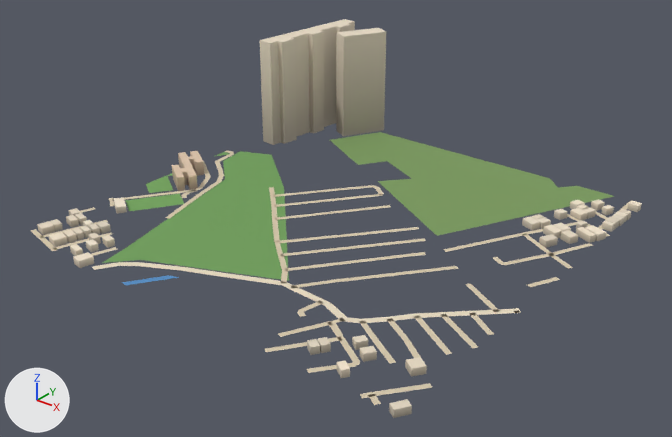
One commit to the glTF model public/assets/bengaluru-region-v1/tiles/t11_21-l1.glb: the scene before it, then after it.
The view is the same before and after, from a 50 mm camera at (6333.0, 10006.0, 459.0) aimed at (5754.0, 10730.0, 10.0). Lighting does not change. The marker at lower left points along +X, +Y and +Z. The first picture is the older version.

Before the edit, the objects in view are built like this:
```python
me_building = bpy.data.meshes.new('building')
me_building.from_pydata(...)  # 480 vertices, 617 faces; spans x -12.0..508.0, y -7.0..531.0, z 0.0..140.0
me_building.materials.append(mat_building)
me_ground = bpy.data.meshes.new('ground')
me_ground.from_pydata(...)  # 637 vertices, 649 faces; spans x -3.0..503.0, y -3.0..500.0, z 1.0
me_ground.materials.append(mat_ground)
# before: 331 (-1.0, 317.0, 1.0) at pixel (226, 150), 332 (1.0, 311.0, 1.0) at pixel (224, 151), 333 (9.0, 319.0, 1.0) at pixel (233, 151), 334 (8.0, 312.0, 1.0) at pixel (229, 152), 335 (17.0, 312.0, 1.0) at pixel (233, 154)
# before: 336 (11.0, 310.0, 1.0) at pixel (229, 153), 475 (0.0, 306.0, 1.0) at pixel (221, 153), 476 (7.0, 313.0, 1.0) at pixel (229, 152), 477 (0.0, 311.0, 1.0) at pixel (224, 152)
# before: 579 (218.0, 345.0, 1.0) at pixel (371, 185), 580 (223.0, 340.0, 1.0) at pixel (372, 187)
ob_building = bpy.data.objects.new('building', me_building)
ob_building.location = (5500.0, 10500.0, 0.0)
ob_ground = bpy.data.objects.new('ground', me_ground)
ob_ground.location = (5500.0, 10500.0, 0.0)
```
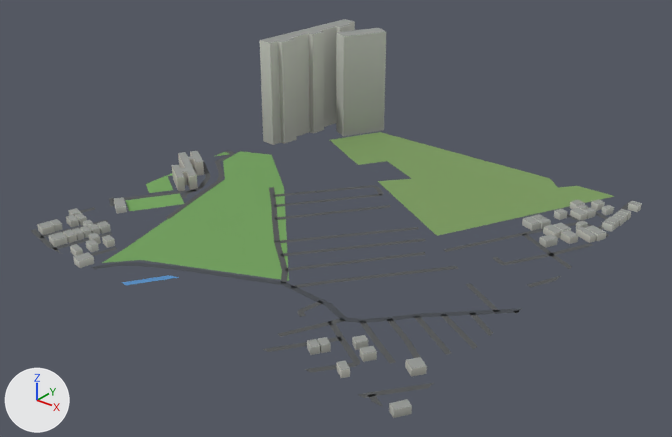
Changed parts and their boxes (x1, y1, x2, y2) in the pictures (672 x 437 px; the box of a moved part takes in the faces that stretch with it):
'ground', reshaped
    before: (31, 132, 636, 405)
    after: (31, 132, 636, 407)
part 1 of me_building, recoloured
    both: (37, 19, 642, 414)
part 2 of me_ground, moved or reshaped
    before: (31, 198, 610, 405)
    after: (31, 197, 609, 407)
part 3 of me_ground, moved or reshaped
    both: (216, 150, 234, 162)
part 4 of me_ground, moved or reshaped
    both: (348, 185, 375, 190)
part 5 of me_ground, recoloured
    both: (37, 152, 636, 400)

The change, as a diff of the scene's bpy script:
```diff
--- a/public/assets/bengaluru-region-v1/tiles/t11_21-l1.glb.py
+++ b/public/assets/bengaluru-region-v1/tiles/t11_21-l1.glb.py
@@ me_building @@
 # used by ob_building; location = (5500.0, 10500.0, 0.0)
-me_building.from_pydata(...)  # 480 vertices, 617 faces; spans x -12.0..508.0, y -7.0..531.0, z 0.0..140.0
+me_building.from_pydata(...)  # 480 vertices, 754 faces; spans x -12.0..508.0, y -7.0..531.0, z 0.0..140.0
+# me_building part 1: 617 kept faces spanning x -12.0..508.0, y -7.0..531.0, z 0.0..140.0 get new vertex colours
 me_building.materials.append(mat_building)
@@ me_ground @@
 # used by ob_ground; location = (5500.0, 10500.0, 0.0)
 # verts and faces of me_ground; kept vertices keep their numbers, new ones are numbered from 637
-me_ground.from_pydata(...)  # 637 vertices, 649 faces; spans x -3.0..503.0, y -3.0..500.0, z 1.0
+me_ground.from_pydata(...)  # 644 vertices, 656 faces; spans x 0.0..500.0, y 0.0..500.0, z 1.0
+# me_ground part 2
+# 34 vertices are removed from x -1.0..503.0, y -2.0..306.0, z 1.0
+# 43 faces are deleted
+# 21 vertices move from x -3.0..503.0, y -3.0..398.0, z 1.0 to x 0.0..500.0, y 0.0..399.0, z 1.0
+# 41 vertices are added at x 0.0..500.0, y 0.0..311.0, z 1.0
+# 50 new faces join them
+# me_ground part 3
+delete_vertices([331, 332])  # with the faces that use them
+delete_faces([(475, 476, 477)])
+verts[336] = (11.0, 310.0, 1.0)  # moved, pixel (229, 154)
+verts[335] = (17.0, 312.0, 1.0)  # moved, pixel (234, 154)
+verts[661] = (0.0, 317.0, 1.0)  # pixel (227, 150)
+verts[670] = (0.0, 311.0, 1.0)  # pixel (224, 152)
+faces += [(334, 661, 477), (333, 661, 334), (475, 476, 670)]
+# me_ground part 4
+verts[580] = (222.0, 340.0, 1.0)  # moved, pixel (372, 187)
+verts[579] = (218.0, 345.0, 1.0)  # moved, pixel (372, 185)
+# me_ground part 5: 273 kept faces spanning x 0.0..500.0, y 0.0..500.0, z 1.0 get new vertex colours; the middle colour goes from beige #d7c9ae to dark grey #535556
+# other edits to the shape of me_ground do not show in these pictures
 me_ground.materials.append(mat_ground)
```
